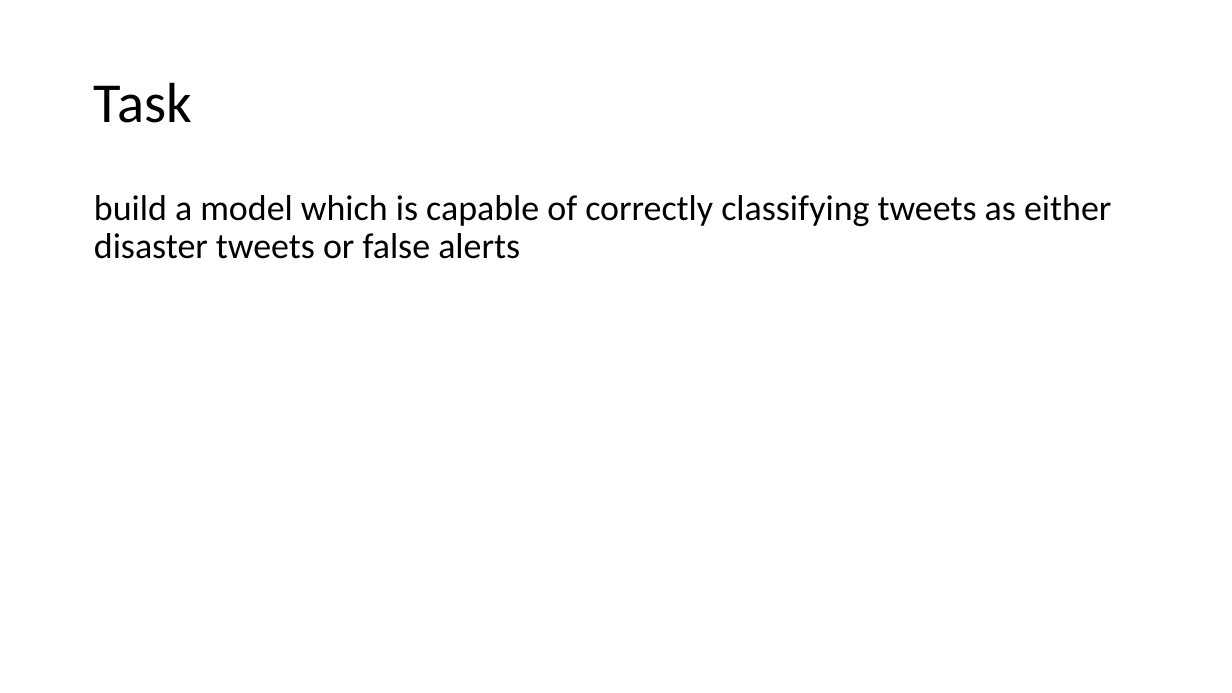
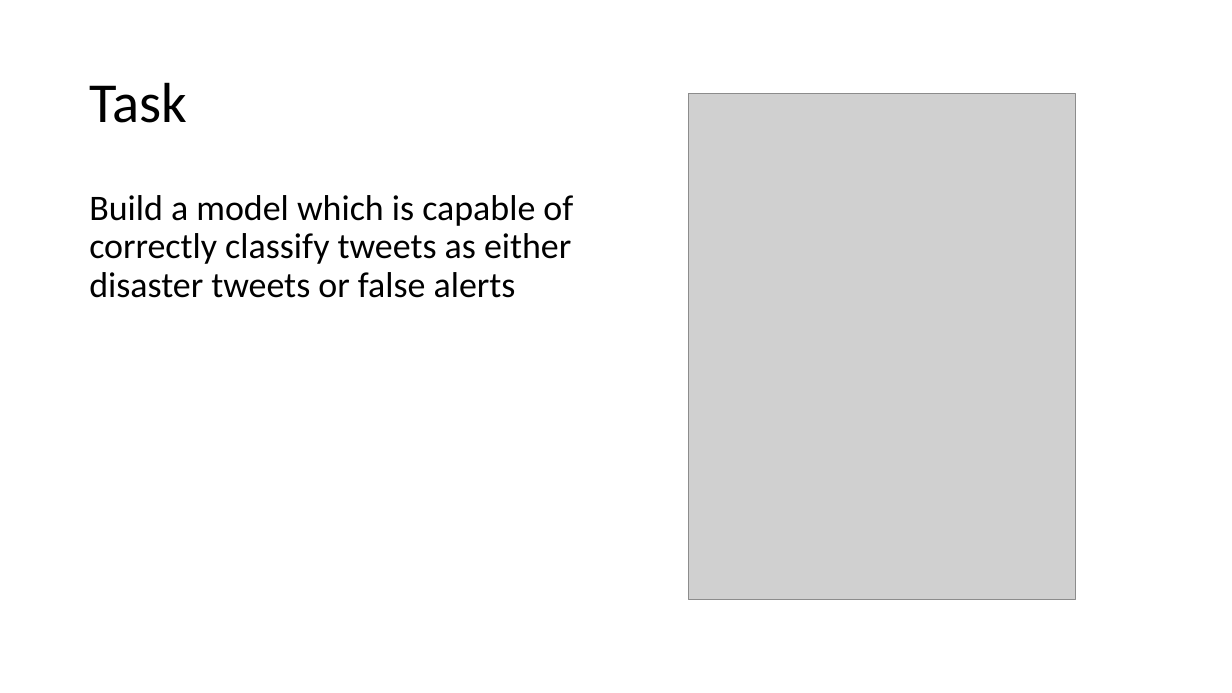
Before and after one commit to julia105/NLP-Project, a slide deck: slide 2 of Presentation Fire.pptx. Drawn at 1232x693 pixels with LibreOffice and Linux fonts; fonts in the diff are those of the drawing; grey boxes stand for pictures. Boxes give left, top, right and bottom in pixels: in the first picture for what was removed or moved away, otherwise in the second. Text is boxed around its words. In the diff, an @@ line names an element or a change of style, - is before the commit and + after.

```diff
--- a/Presentation Fire.pptx
+++ b/Presentation Fire.pptx
@@ title "Task": place and size @@
-title "Task" at box(94, 82, 192, 123)
+title "Task" at box(89, 82, 187, 123)
@@ picture added at box(689, 93, 1076, 599) @@
@@ text at box(89, 195, 573, 298): text changed @@
-build a model which is capable of correctly classifying tweets as either disaster tweets or false alerts
+Build a model which is capable of correctly classify tweets as either disaster tweets or false alerts
```
Also in this commit, not shown: 6 other slides changed, 9 slides added, 1 slide removed.
